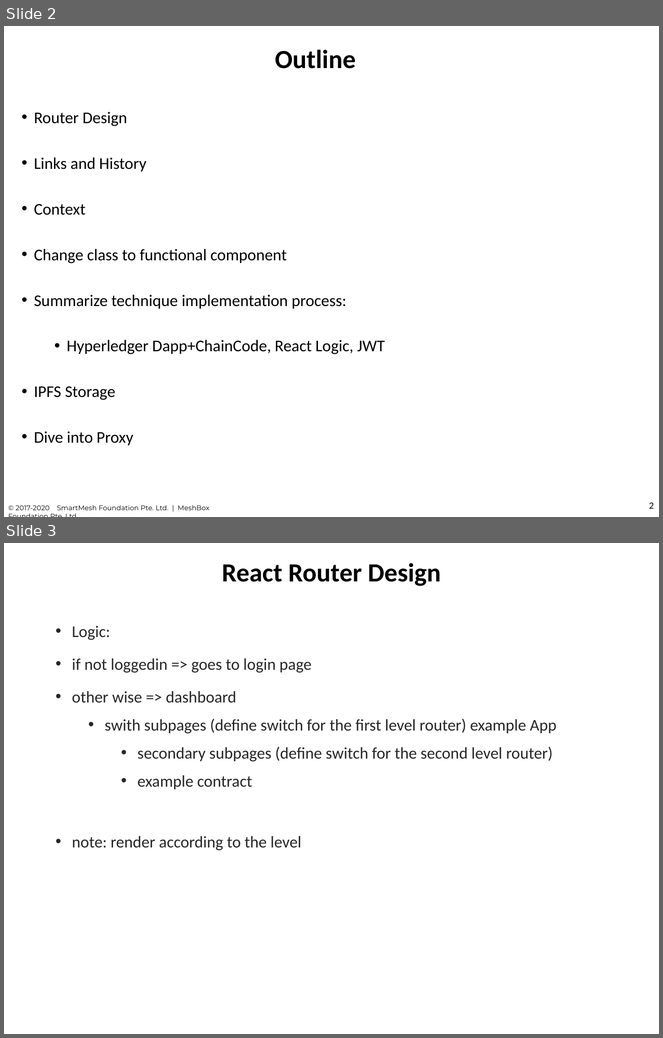
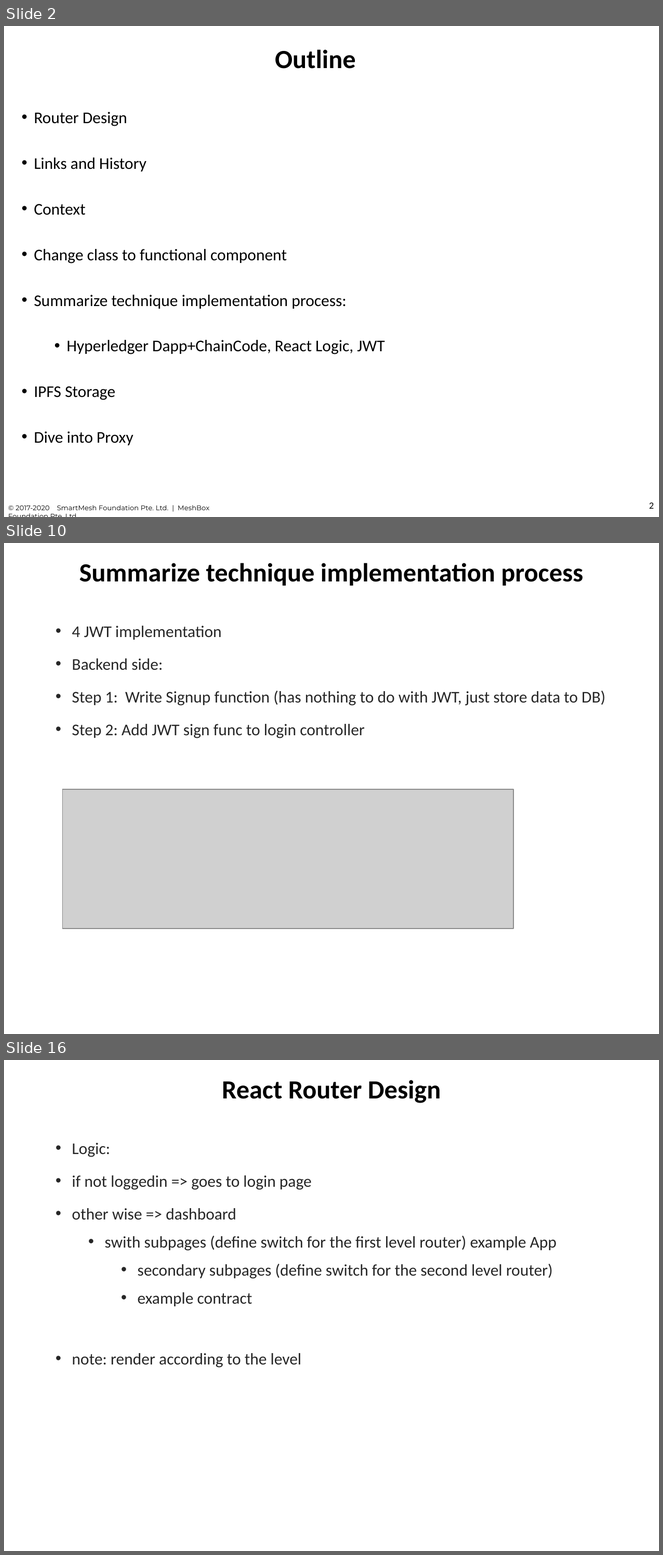
Before and after one commit to chuacw/SGUS-Slides, a slide deck: BCI - Day13 - Reactjs 2 Web3.pptx. Shown one above the other, each under a label of ours: slides 2 and 3 before the commit, slides 2, 10 and 16 after it; the slides between them are not shown. The pictures are 663x1038 and 663x1555 pixels, drawn with LibreOffice and Linux fonts; fonts in the diff are those of the drawing; grey boxes stand for pictures. Boxes give left, top, right and bottom in pixels: in the first picture for what was removed or moved away, otherwise in the second. Text is boxed around its words. In the diff, an @@ line names an element or a change of style, - is before the commit and + after.

```diff
--- a/BCI - Day13 - Reactjs 2 Web3.pptx
+++ b/BCI - Day13 - Reactjs 2 Web3.pptx
@@ slide 10 added at (4,543,659,1034), background #FFFFFF @@
@@ title added at (79,563,583,586), 28.8 pt, text #000000, bold @@
+Summarize technique implementation process
@@ text added at (72,626,606,739), 18 pt, text #262626 @@
+• 4 JWT implementation
+• Backend side:
+• Step 1: Write Signup function (has nothing to do with JWT, just store data to DB)
+• Step 2: Add JWT sign func to login controller
@@ picture added at (62,789,514,928) @@
@@ what was slide 3 is now slide 16 @@
```
Also in this commit, not shown: 1 slide changed, 16 other slides added, 2 slides removed.
